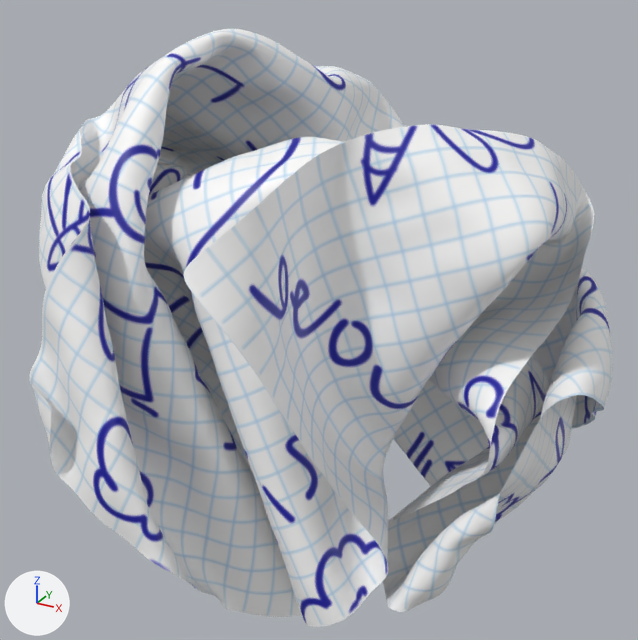
The FBX model Unity-Re_less/Assets/_Reless/Assets/VR_Room/Crumple_002.fbx: old version first, new version second.
The view is the same before and after, from a 50 mm lens placed at (0.667, -1.196, 0.599), pointed at (0.007, 0.004, -0.002). Every picture has the same lights, and +X, +Y and +Z are marked at lower left.

Script lines for the objects in view, before the commit:
```python
me_mesh = bpy.data.meshes.new('Mesh')
me_mesh.from_pydata(...)  # 66049 vertices, 65536 faces; spans x -0.482..0.487, y -0.462..0.468, z -0.461..0.464
me_mesh.materials.append(mat_main)  # picture img_4_png
ob_paper = bpy.data.objects.new('paper', me_mesh)
ob_paper.location = (0.0, 0.0, 0.0)
```
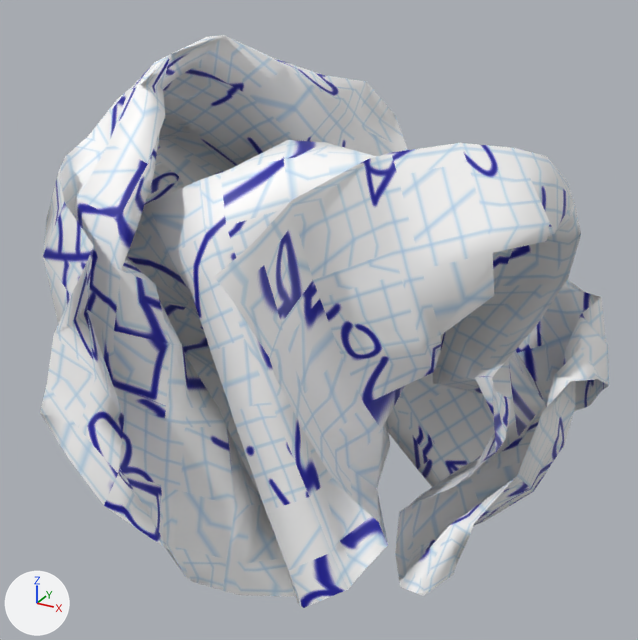
Changed parts and their boxes (x1, y1, x2, y2) in the pictures (638 x 640 px):
'paper', reshaped
    before: (29, 29, 613, 627)
    after: (40, 35, 609, 608)
part 1 of me_mesh, deleted
    before: (29, 29, 613, 627)

Patch to the scene script:
```diff
--- a/Unity-Re_less/Assets/_Reless/Assets/VR_Room/Crumple_002.fbx.py
+++ b/Unity-Re_less/Assets/_Reless/Assets/VR_Room/Crumple_002.fbx.py
@@ me_mesh @@
 # used by ob_paper; location = (0.0, 0.0, 0.0)
-me_mesh.from_pydata(...)  # 66049 vertices, 65536 faces; spans x -0.482..0.487, y -0.462..0.468, z -0.461..0.464
+me_mesh.from_pydata(...)  # 660 vertices, 609 faces; spans x -0.48..0.487, y -0.458..0.467, z -0.442..0.458
+# me_mesh part 1: 65389 vertices removed from x -0.482..0.487, y -0.462..0.468, z -0.461..0.464
+# me_mesh part 2: the surface is now shaded smooth
 me_mesh.materials.append(mat_main)
```
